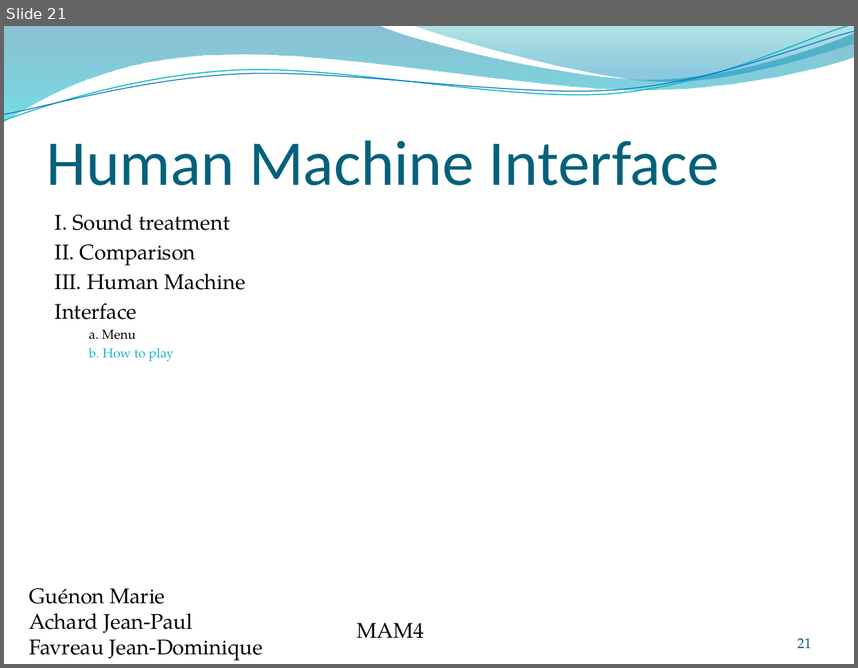
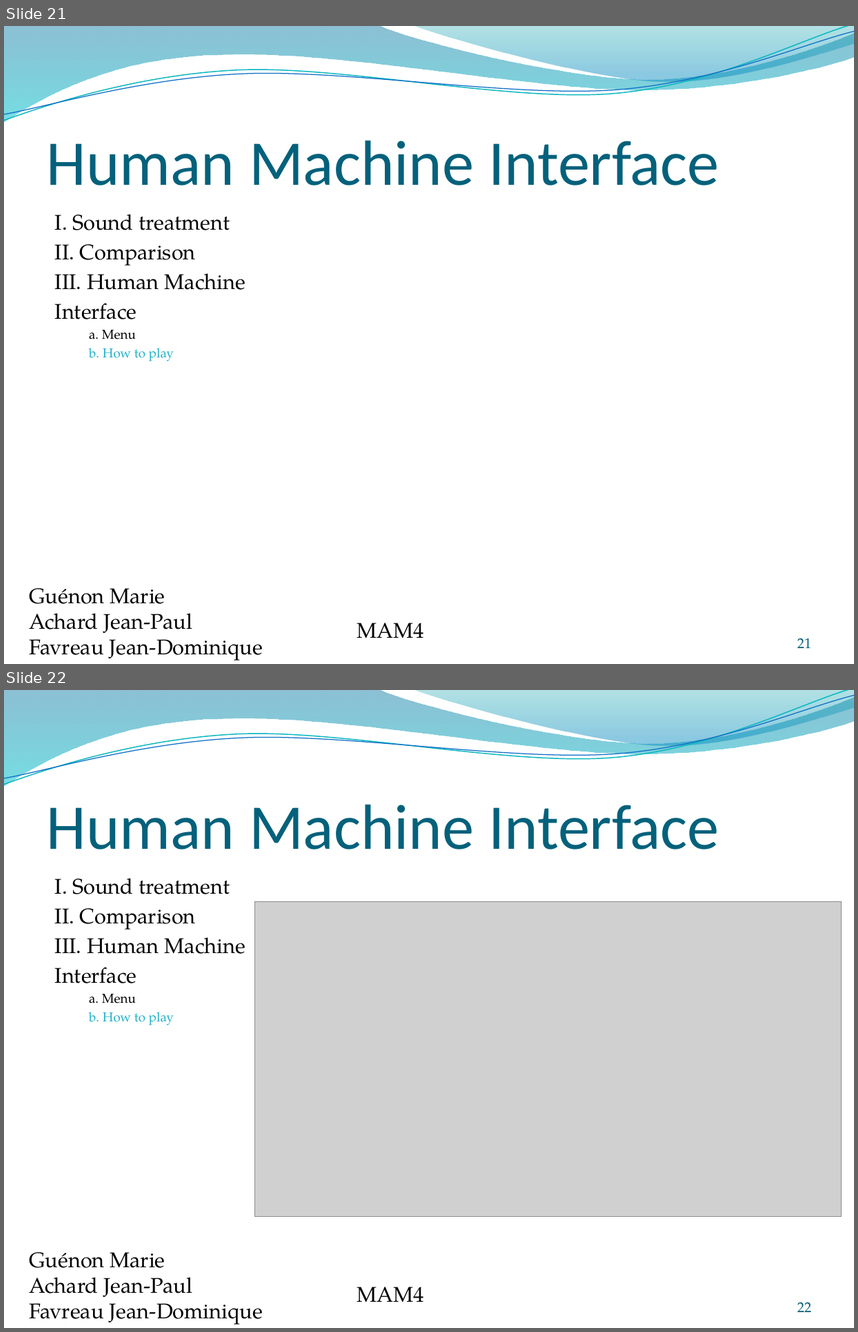
Before and after one commit to jeando/projetS7, a slide deck: annexes/Word_recognition.pptx. Shown one above the other, each under a label of ours: slide 21 before the commit, slides 21 and 22 after it. The pictures are 858x668 and 858x1332 pixels, drawn with LibreOffice and Linux fonts; fonts in the diff are those of the drawing; grey boxes stand for pictures; background and template pictures are left out. Boxes give left, top, right and bottom in pixels: in the first picture for what was removed or moved away, otherwise in the second. Text is boxed around its words. In the diff, an @@ line names an element or a change of style, - is before the commit and + after.

```diff
--- a/annexes/Word_recognition.pptx
+++ b/annexes/Word_recognition.pptx
@@ slide 22 added at bbox=[4, 690, 854, 1328], background #FFFFFF; not listed: 4 template elements that a slide beside it also shows @@
@@ title added at bbox=[47, 805, 719, 849], 54 pt, text #04617B @@
+Human Machine Interface
@@ text added at bbox=[55, 878, 246, 1025], 18 pt, text #000000 @@
+I. Sound treatment
+II. Comparison
+III. Human Machine
+Interface
+  a. Menu
+  b. How to play
@@ picture added at bbox=[254, 902, 842, 1216] @@
@@ text added at bbox=[29, 1252, 262, 1324], 18 pt, text #000000 @@
+Guénon Marie
+Achard Jean-Paul
+Favreau Jean-Dominique
@@ text added at bbox=[357, 1286, 425, 1302], 18 pt, text #000000 @@
+MAM4
@@ page number added at bbox=[797, 1302, 811, 1312], 12 pt, text #045D75 @@
+22
```
Also in this commit, not shown: 1 slide changed, 2 other files.
